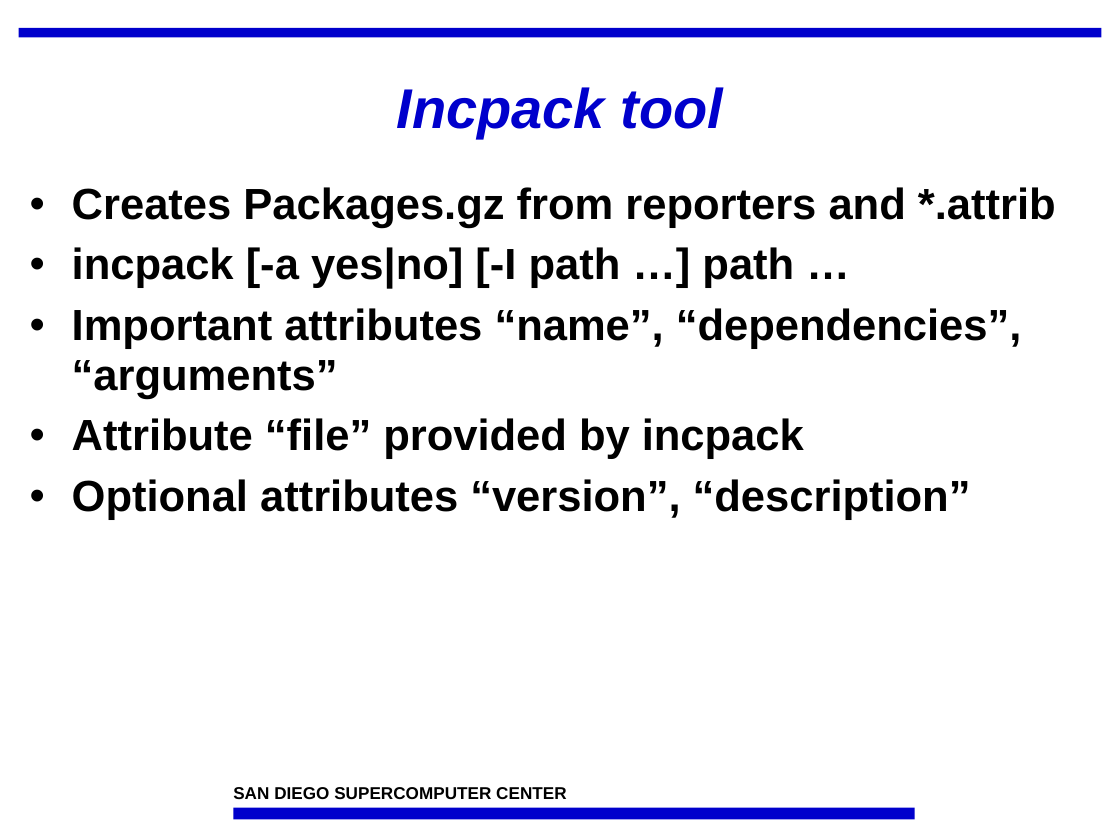
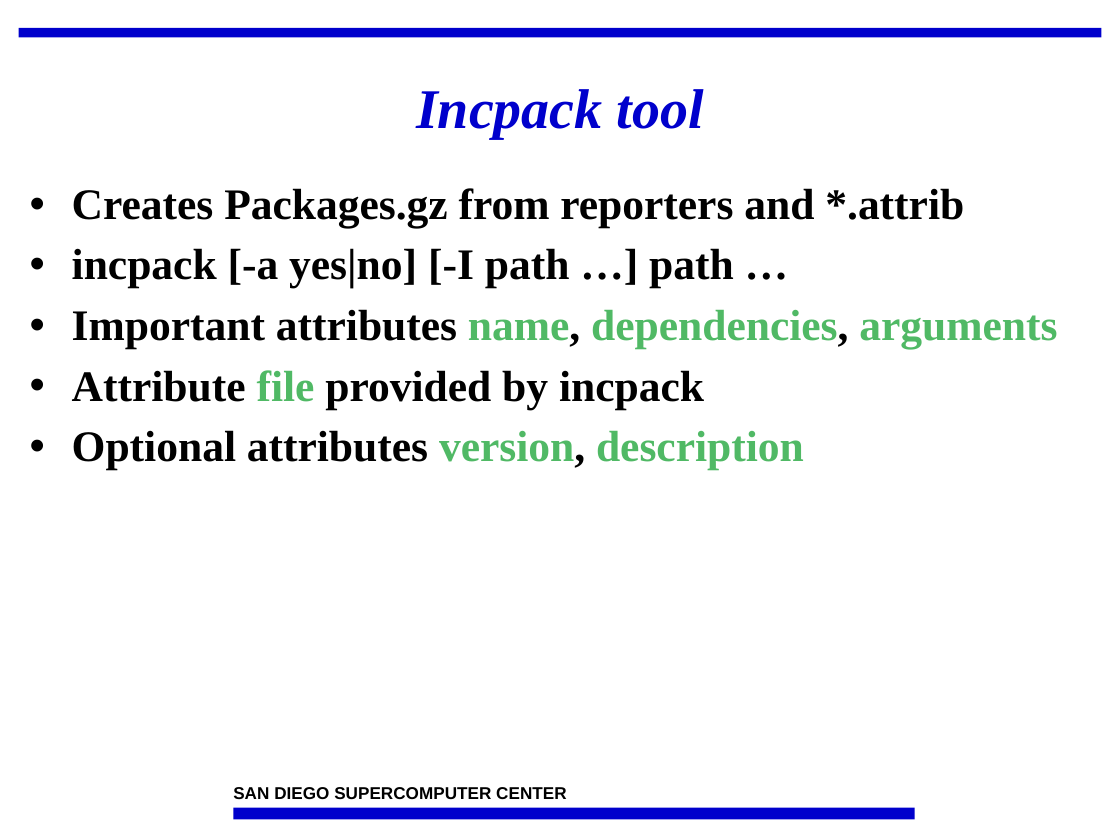
Before and after one commit to IncaProject/inca-xsede, a slide deck: slide 28 of talks/incaReporters.ppt (slide 23 before the commit). Drawn at 1120x840 pixels with LibreOffice and Linux fonts; fonts in the diff are those of the drawing; background and template pictures are left out. Boxes give left, top, right and bottom in pixels: in the first picture for what was removed or moved away, otherwise in the second. Text is boxed around its words. In the diff, an @@ line names an element or a change of style, - is before the commit and + after.

```diff
--- a/talks/incaReporters.ppt
+++ b/talks/incaReporters.ppt
@@ title "Incpack tool" at (416,89,704,139): font Arial to Times New Roman @@
@@ text at (72,188,964,288): font Arial to Times New Roman in "Creates Packages.gz from reporters and *.attrib", "incpack [-a yes|no] [-I path …] path ..." @@
@@ text at (72,309,1057,470): text changed; font Arial to Times New Roman @@
-• Important attributes “name”, “dependencies”, “arguments”
-• Attribute “file” provided by incpack
-• Optional attributes “version”, “description”
+• Important attributes name, dependencies, arguments
+• Attribute file provided by incpack
+• Optional attributes version, description
```
Also in this commit, not shown: 22 other slides changed, 5 slides added.
